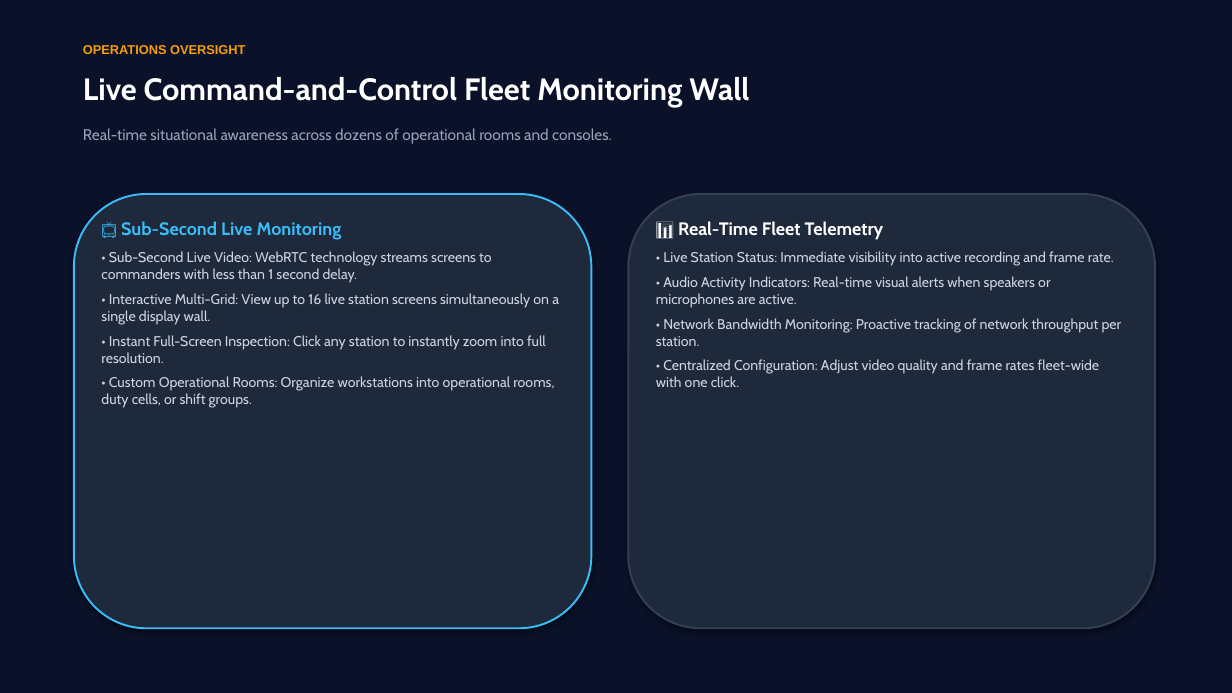
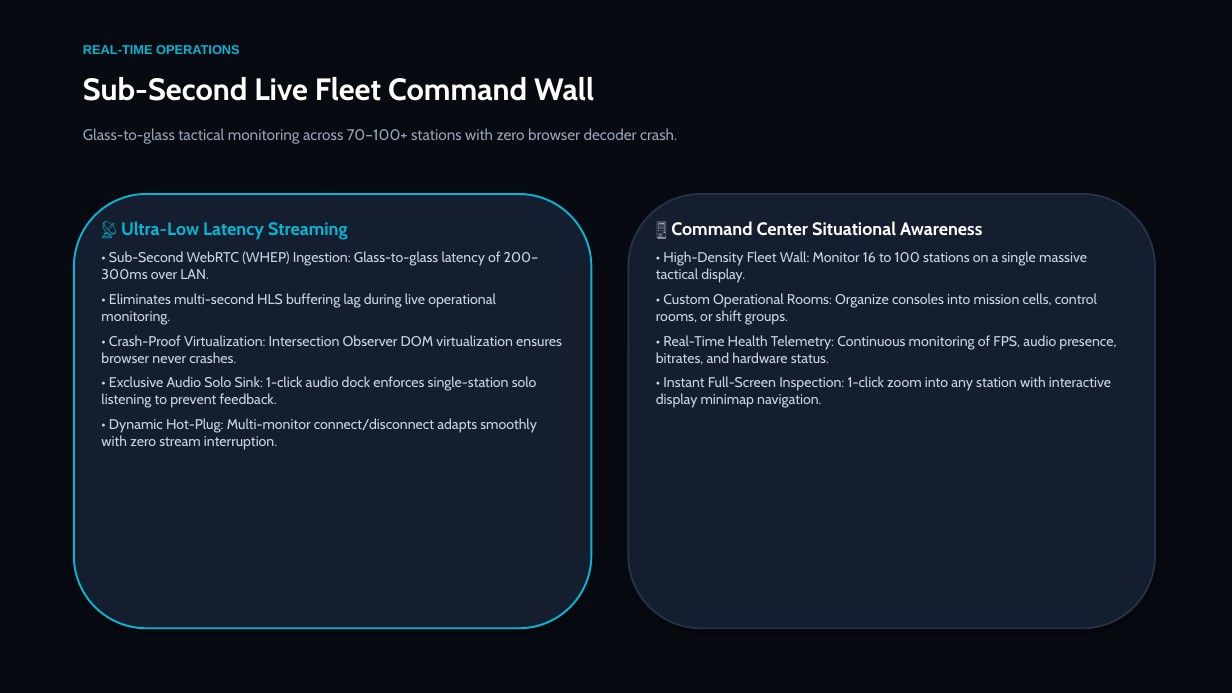
Before and after one commit to shalevohad/Screen-recorder, a slide deck: slide 3 of Presentations/ITB_SCREEN_RECORDER_Executive_Management.pptx (slide 6 before the commit). Drawn at 1232x693 pixels with LibreOffice and Linux fonts; fonts in the diff are those of the drawing. Boxes give left, top, right and bottom in pixels: in the first picture for what was removed or moved away, otherwise in the second. Text is boxed around its words. In the diff, an @@ line names an element or a change of style, - is before the commit and + after.

Commit message:
feat(multi-monitor): fix multi-display streaming, Extractor GC process leaks, directory browser and executive presentation

```diff
--- a/Presentations/ITB_SCREEN_RECORDER_Executive_Management.pptx
+++ b/Presentations/ITB_SCREEN_RECORDER_Executive_Management.pptx
@@ rectangle at bbox=[0, 0, 1232, 693]: fill #0A1128 to #070A10 @@
@@ text at bbox=[83, 45, 240, 54]: text changed; text colour #F59E0B to #06B6D4 @@
-OPERATIONS OVERSIGHT
+REAL-TIME OPERATIONS
@@ text at bbox=[83, 77, 594, 101]: text changed @@
-Live Command-and-Control Fleet Monitoring Wall
+Sub-Second Live Fleet Command Wall
@@ text at bbox=[83, 128, 677, 144]: text changed @@
-Real-time situational awareness across dozens of operational rooms and consoles.
+Glass-to-glass tactical monitoring across 70–100+ stations with zero browser decoder crash.
@@ rounded rectangle at bbox=[74, 194, 592, 628]: fill #1E293B to #151E2E; outline #38BDF8 1.5 pt to #06B6D4 1.5 pt @@
@@ rounded rectangle at bbox=[628, 194, 1155, 628]: fill #1E293B to #151E2E; outline #334155 1.5 pt to #243248 1.5 pt @@
@@ text at bbox=[101, 221, 562, 450]: text changed @@
-📺 Sub-Second Live Monitoring
-• Sub-Second Live Video: WebRTC technology streams screens to commanders with less than 1 second delay.
-• Interactive Multi-Grid: View up to 16 live station screens simultaneously on a single display wall.
-• Instant Full-Screen Inspection: Click any station to instantly zoom into full resolution.
-• Custom Operational Rooms: Organize workstations into operational rooms, duty cells, or shift groups.
+📡 Ultra-Low Latency Streaming
+• Sub-Second WebRTC (WHEP) Ingestion: Glass-to-glass latency of 200–300ms over LAN.
+• Eliminates multi-second HLS buffering lag during live operational monitoring.
+• Crash-Proof Virtualization: Intersection Observer DOM virtualization ensures browser never crashes.
+• Exclusive Audio Solo Sink: 1-click audio dock enforces single-station solo listening to prevent feedback.
+• Dynamic Hot-Plug: Multi-monitor connect/disconnect adapts smoothly with zero stream interruption.
@@ text at bbox=[656, 221, 1116, 408]: text changed @@
-📊 Real-Time Fleet Telemetry
-• Live Station Status: Immediate visibility into active recording and frame rate.
-• Audio Activity Indicators: Real-time visual alerts when speakers or microphones are active.
-• Network Bandwidth Monitoring: Proactive tracking of network throughput per station.
-• Centralized Configuration: Adjust video quality and frame rates fleet-wide with one click.
+🖥️ Command Center Situational Awareness
+• High-Density Fleet Wall: Monitor 16 to 100 stations on a single massive tactical display.
+• Custom Operational Rooms: Organize consoles into mission cells, control rooms, or shift groups.
+• Real-Time Health Telemetry: Continuous monitoring of FPS, audio presence, bitrates, and hardware status.
+• Instant Full-Screen Inspection: 1-click zoom into any station with interactive display minimap navigation.
```
Also in this commit, not shown: 8 other slides changed, 4 slides added, 5 slides removed, 46 other files.
